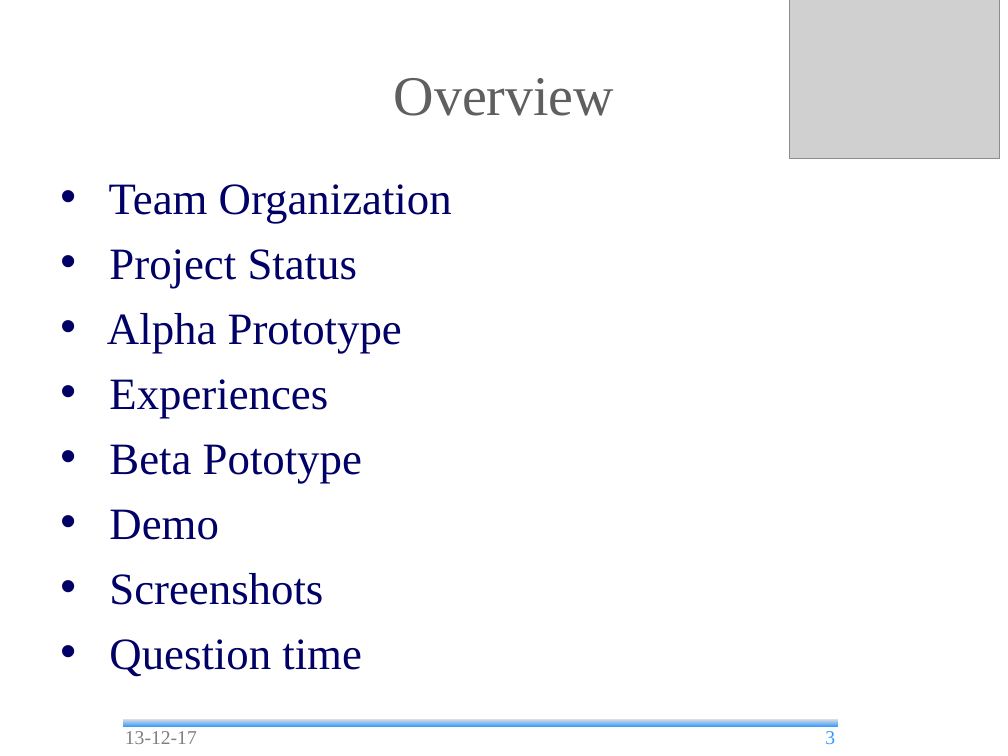
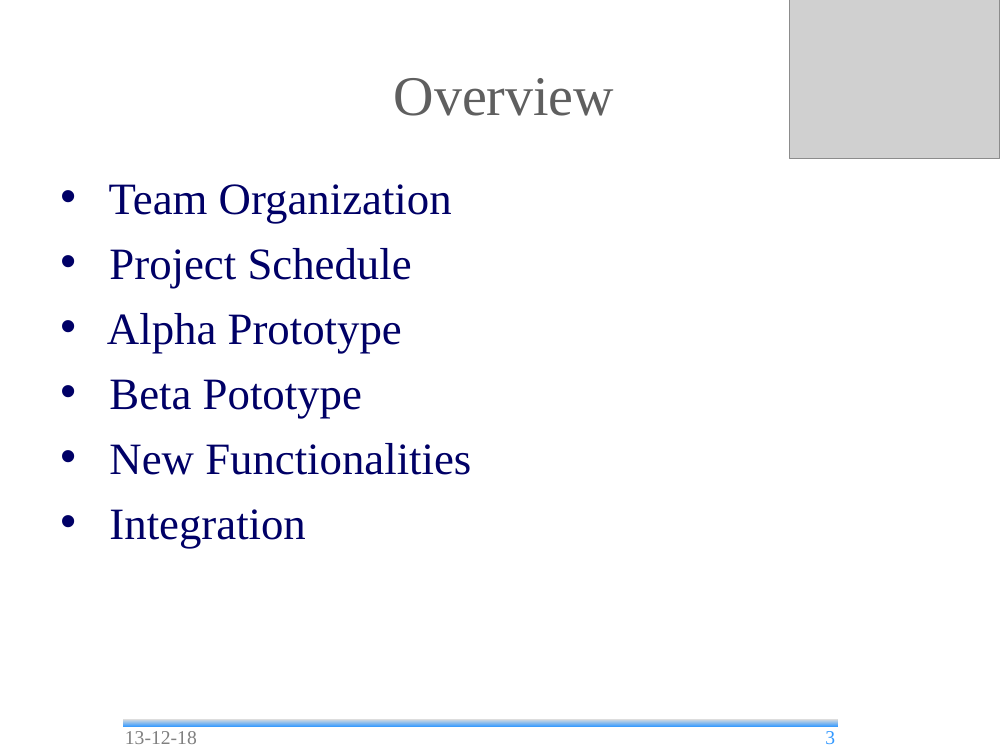
Before and after one commit to andrea-bottoli/DSD, a slide deck: slide 3 of Documentation/Presentations/Beta_Prototype.odp. Drawn at 1008x756 pixels with LibreOffice and Linux fonts; fonts in the diff are those of the drawing; grey boxes stand for pictures; background and template pictures are left out. Boxes give left, top, right and bottom in pixels: in the first picture for what was removed or moved away, otherwise in the second. Text is boxed around its words. In the diff, an @@ line names an element or a change of style, - is before the commit and + after.

```diff
--- a/Documentation/Presentations/Beta_Prototype.odp
+++ b/Documentation/Presentations/Beta_Prototype.odp
@@ text at [109,248,412,288]: text changed @@
-• Project Status
+• Project Schedule
@@ text at [109,379,328,418]: paragraph removed @@
-• Experiences
@@ text at [109,443,471,548]: text changed @@
-• Demo
-• Screenshots
-• Question time
+• New Functionalities
+• Integration
@@ text at [125,731,197,744]: text changed @@
-13-12-17
+13-12-18
```
Also in this commit, not shown: 13 other slides changed, 11 slides added, 6 slides removed, 1 other file.
